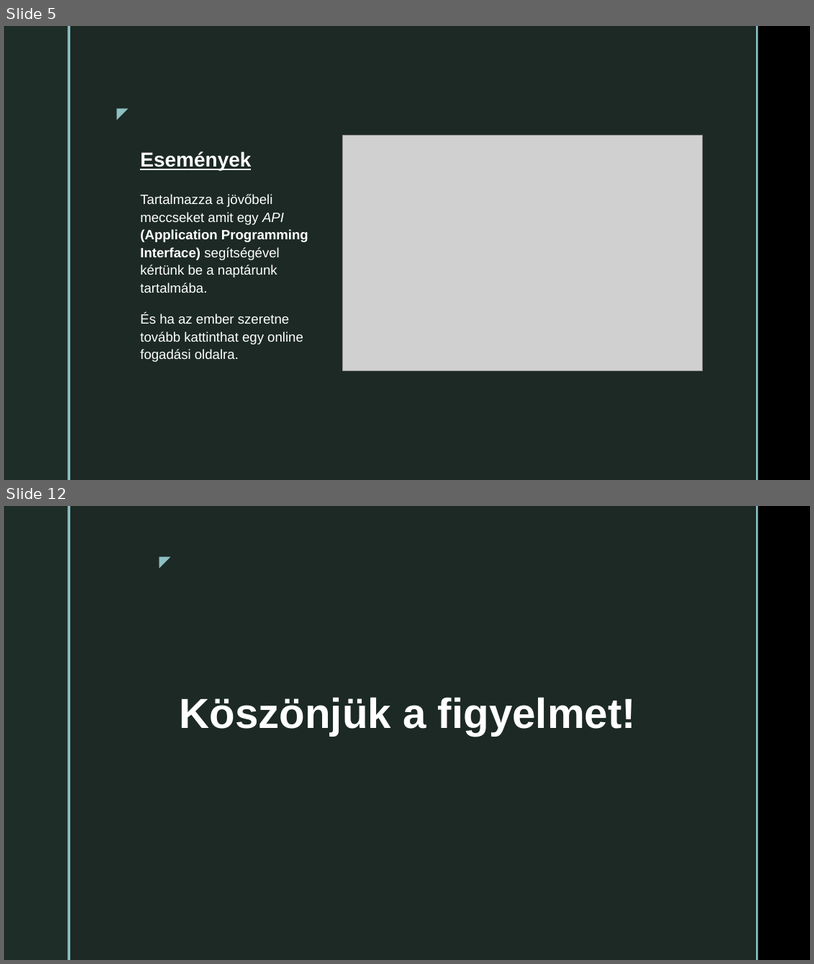
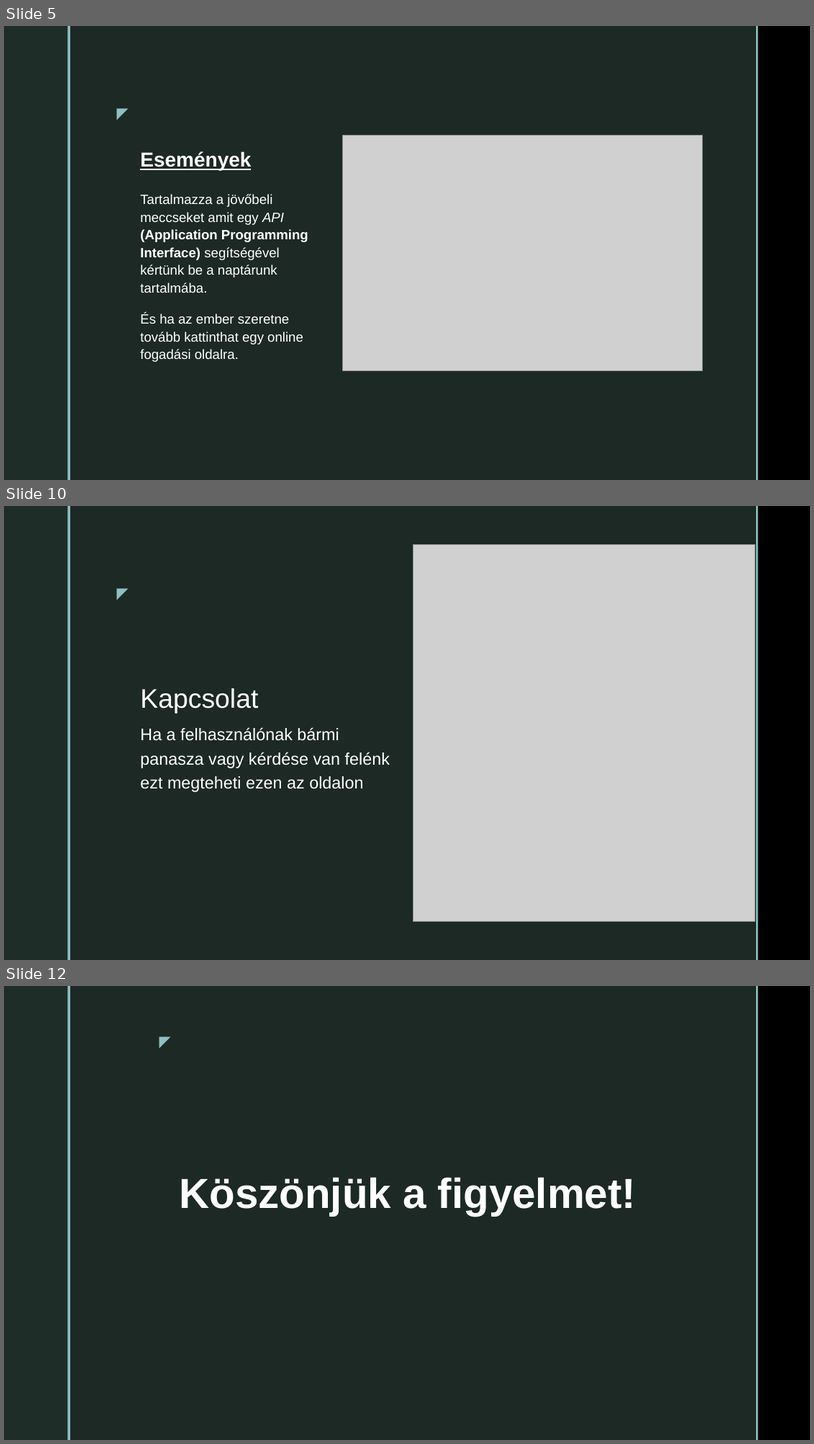
Before and after one commit to TaicsMrt/Vizsgafeladat, a slide deck: Vizsga.pptx. Shown one above the other, each under a label of ours: slides 5 and 12 before the commit, slides 5, 10 and 12 after it; the slides between them are not shown. The pictures are 814x964 and 814x1444 pixels, drawn with LibreOffice and Linux fonts; fonts in the diff are those of the drawing; grey boxes stand for pictures; background and template pictures are left out. Boxes give left, top, right and bottom in pixels: in the first picture for what was removed or moved away, otherwise in the second. Text is boxed around its words. In the diff, an @@ line names an element or a change of style, - is before the commit and + after.

```diff
--- a/Vizsga.pptx
+++ b/Vizsga.pptx
@@ slide 10 added at (x1=4, y1=506, x2=810, y2=960), background picture (left out); not listed: 5 template elements that a slide beside it also shows @@
@@ picture added at (x1=413, y1=545, x2=756, y2=921) @@
@@ title added at (x1=140, y1=688, x2=258, y2=713), 32 pt, text #FFFFFF @@
+Kapcsolat
@@ text added at (x1=140, y1=727, x2=390, y2=792), 20 pt, text #FFFFFF @@
+Ha a felhasználónak bármi panasza vagy kérdése van felénk ezt megteheti ezen az oldalon
```
Also in this commit, not shown: 1 slide changed, 4 other slides added, 5 slides removed.
